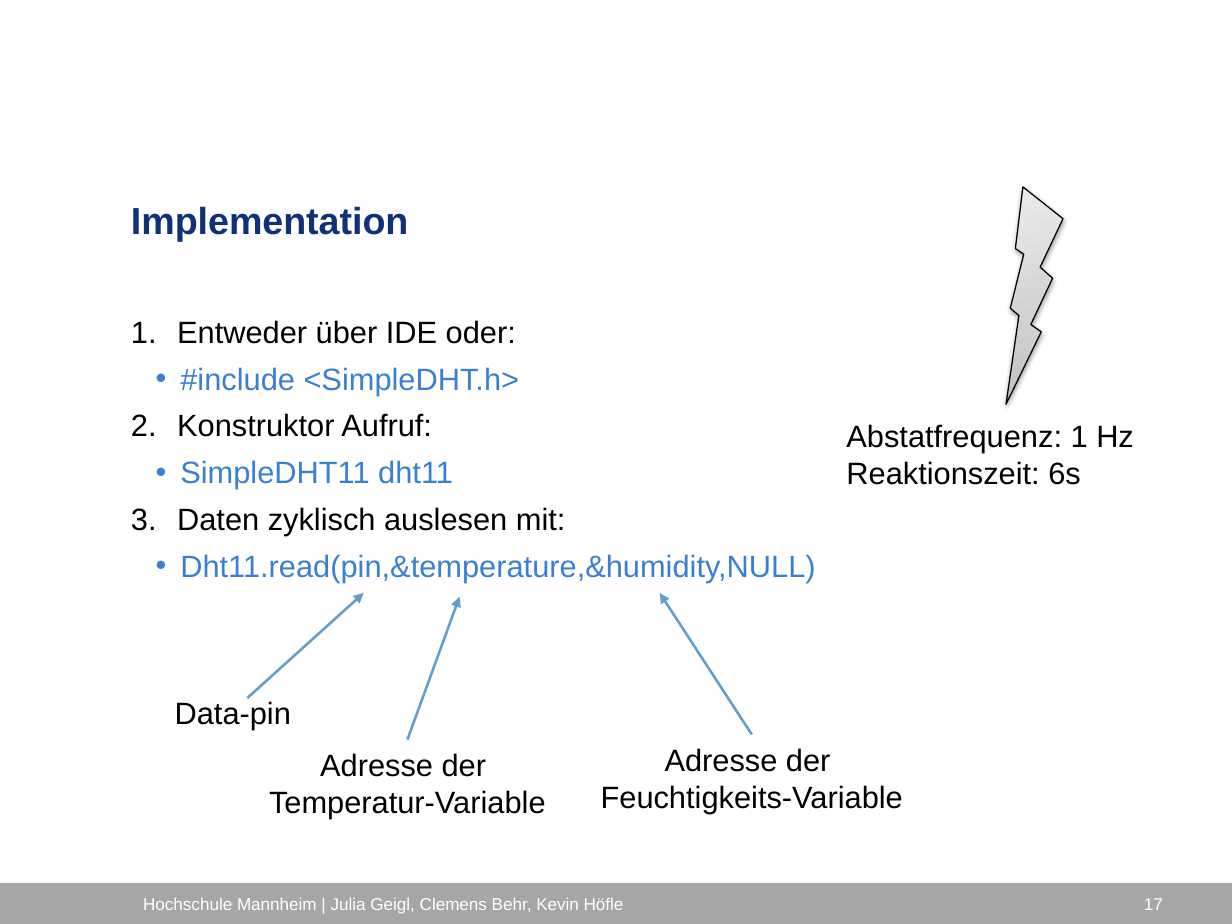
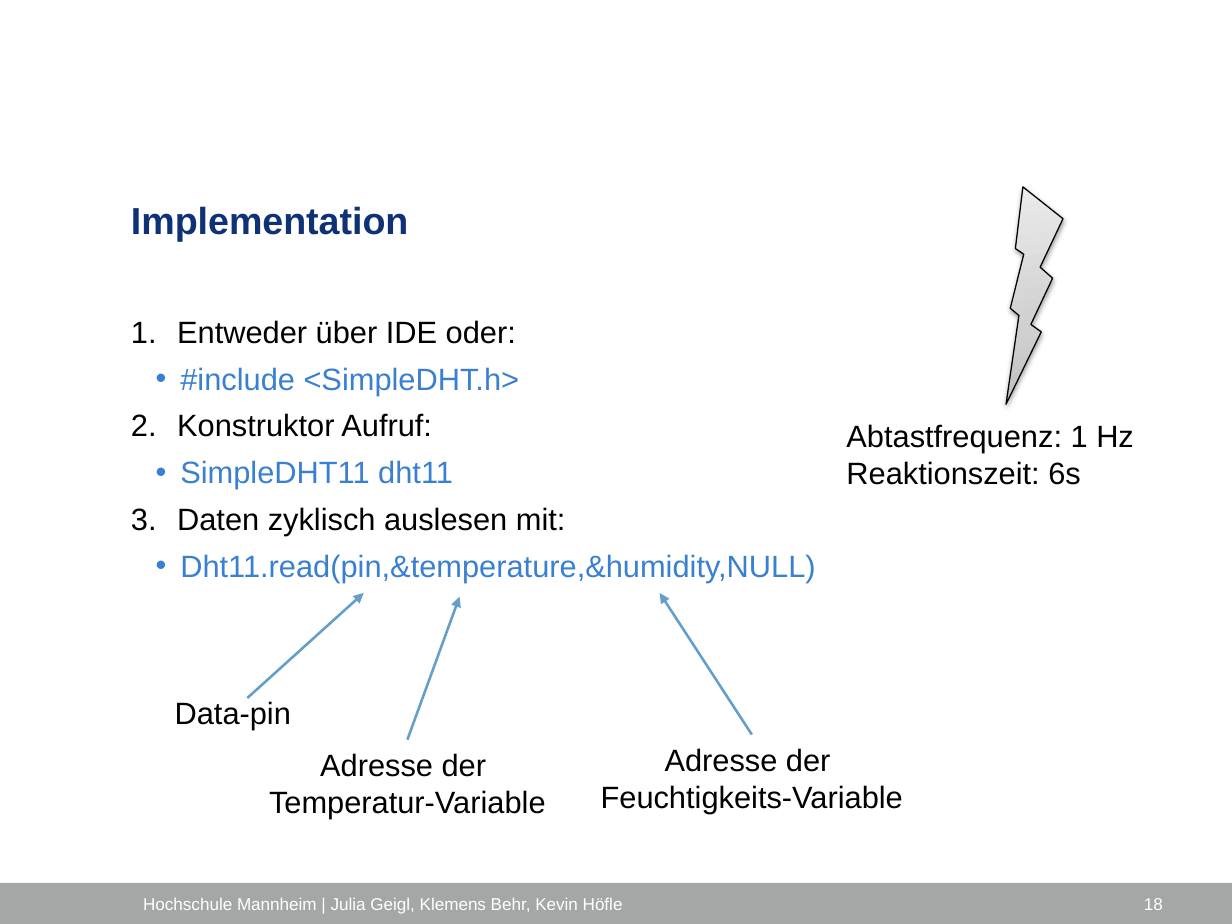
Before and after one commit to ProjektlaborEmbeddedSecurity/Presentation, a slide deck: slide 18 of PES_FH_VERS.pptx (slide 17 before the commit). Drawn at 1232x924 pixels with LibreOffice and Linux fonts; fonts in the diff are those of the drawing; background and template pictures are left out. Boxes give left, top, right and bottom in pixels: in the first picture for what was removed or moved away, otherwise in the second. Text is boxed around its words. In the diff, an @@ line names an element or a change of style, - is before the commit and + after.

```diff
--- a/PES_FH_VERS.pptx
+++ b/PES_FH_VERS.pptx
@@ text at <box>846,424,1134,453</box>: text changed @@
-Abstatfrequenz: 1 Hz
+Abtastfrequenz: 1 Hz
@@ text at <box>143,898,623,914</box>: text changed @@
-Hochschule Mannheim | Julia Geigl, Clemens Behr, Kevin Höfle
+Hochschule Mannheim | Julia Geigl, Klemens Behr, Kevin Höfle
@@ page number at <box>1144,898,1163,910</box>: text changed @@
-17
+18
```
Also in this commit, not shown: 44 other slides changed, 3 slides added, 1 slide removed.
